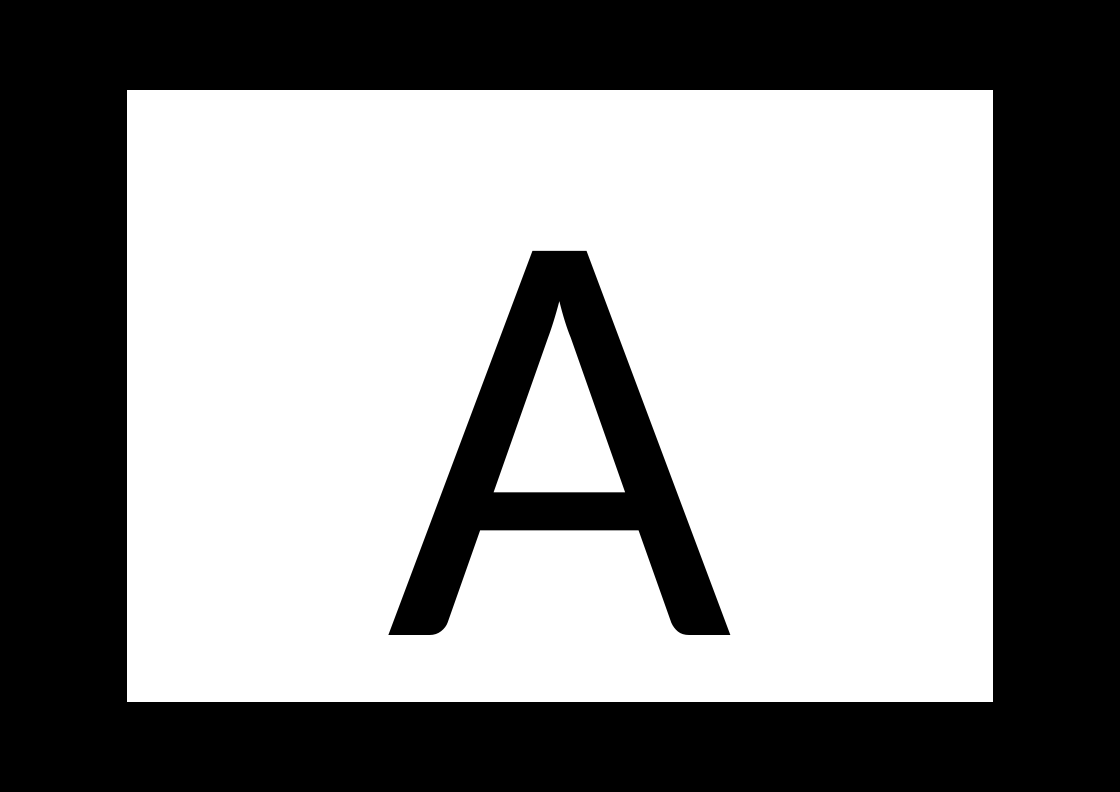
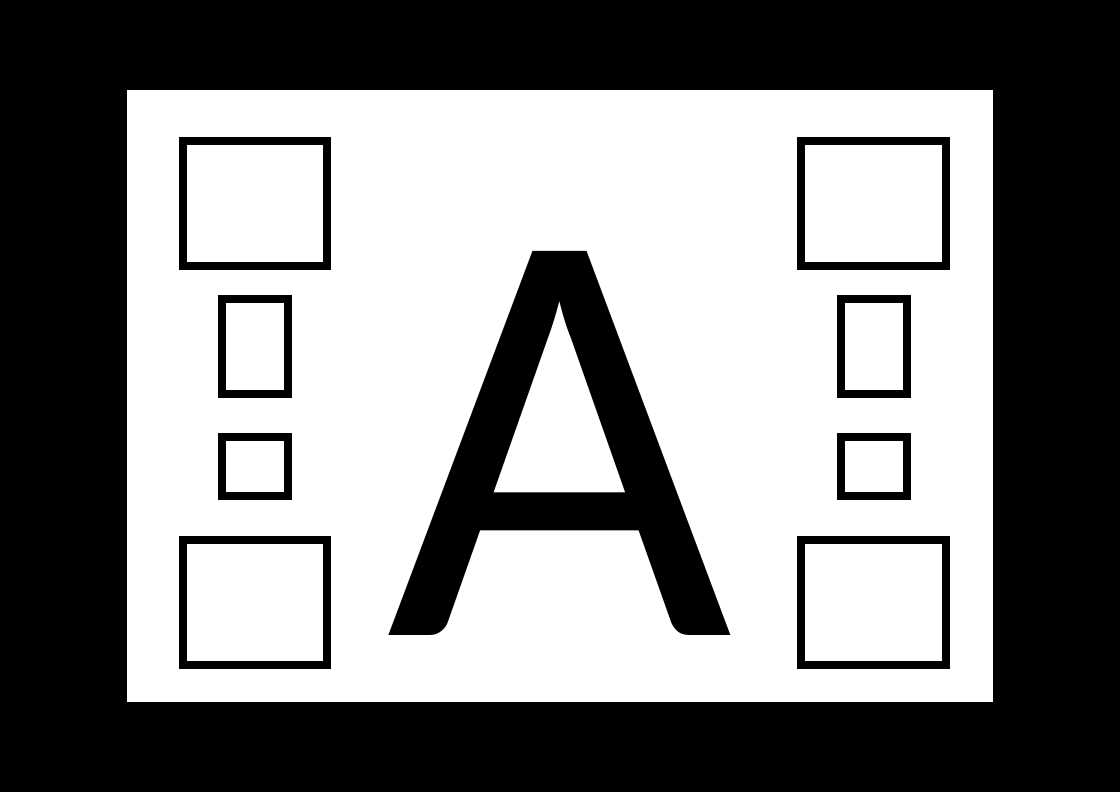
Before and after one commit to MohamadOrabi/FYP, a slide deck: slide 1 of Sign.pptx. Drawn at 1120x792 pixels with LibreOffice and Linux fonts; fonts in the diff are those of the drawing. Boxes give left, top, right and bottom in pixels: in the first picture for what was removed or moved away, otherwise in the second. Text is boxed around its words. In the diff, an @@ line names an element or a change of style, - is before the commit and + after.

```diff
--- a/Sign.pptx
+++ b/Sign.pptx
@@ rectangle added at box(183, 141, 328, 266), outline #000000 6 pt @@
@@ rectangle added at box(802, 141, 947, 266), outline #000000 6 pt @@
@@ rectangle added at box(222, 299, 288, 394), outline #000000 6 pt @@
@@ rectangle added at box(841, 299, 907, 394), outline #000000 6 pt @@
@@ rectangle added at box(222, 437, 288, 496), outline #000000 6 pt @@
@@ rectangle added at box(841, 437, 907, 496), outline #000000 6 pt @@
@@ rectangle added at box(183, 539, 328, 665), outline #000000 6 pt @@
@@ rectangle added at box(802, 539, 947, 665), outline #000000 6 pt @@
```
Also in this commit, not shown: 7 other files.
